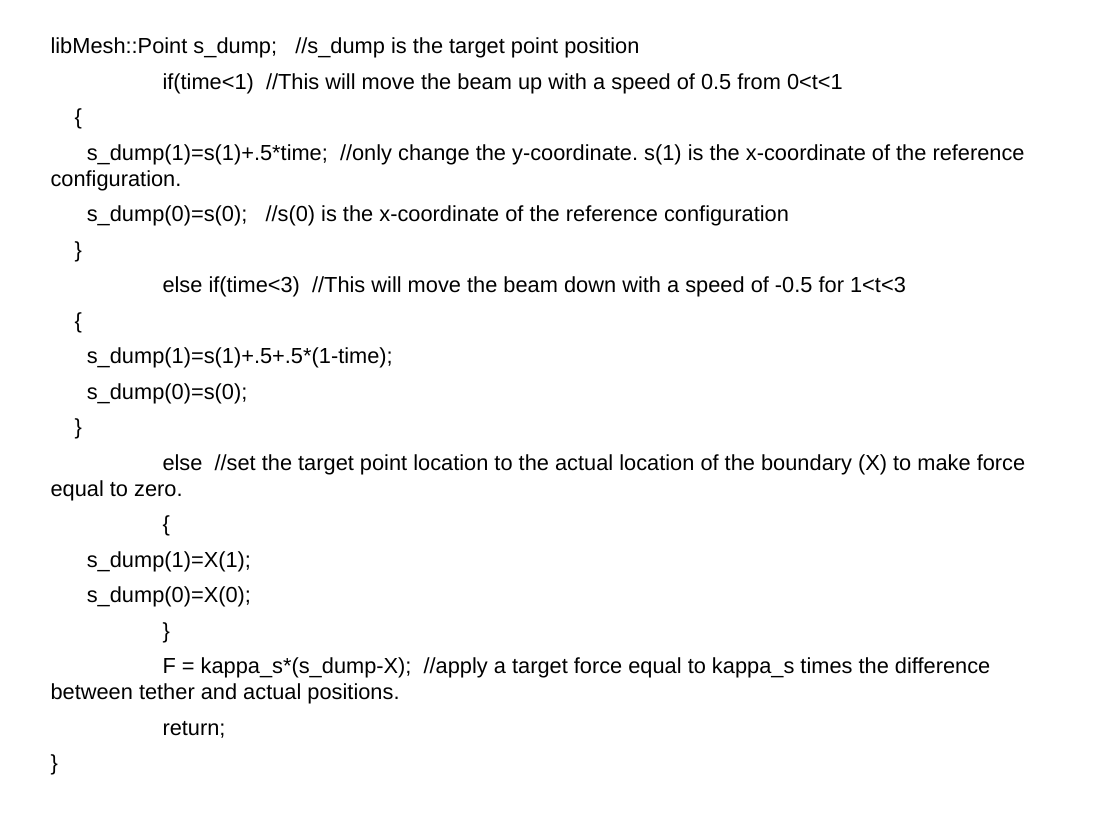
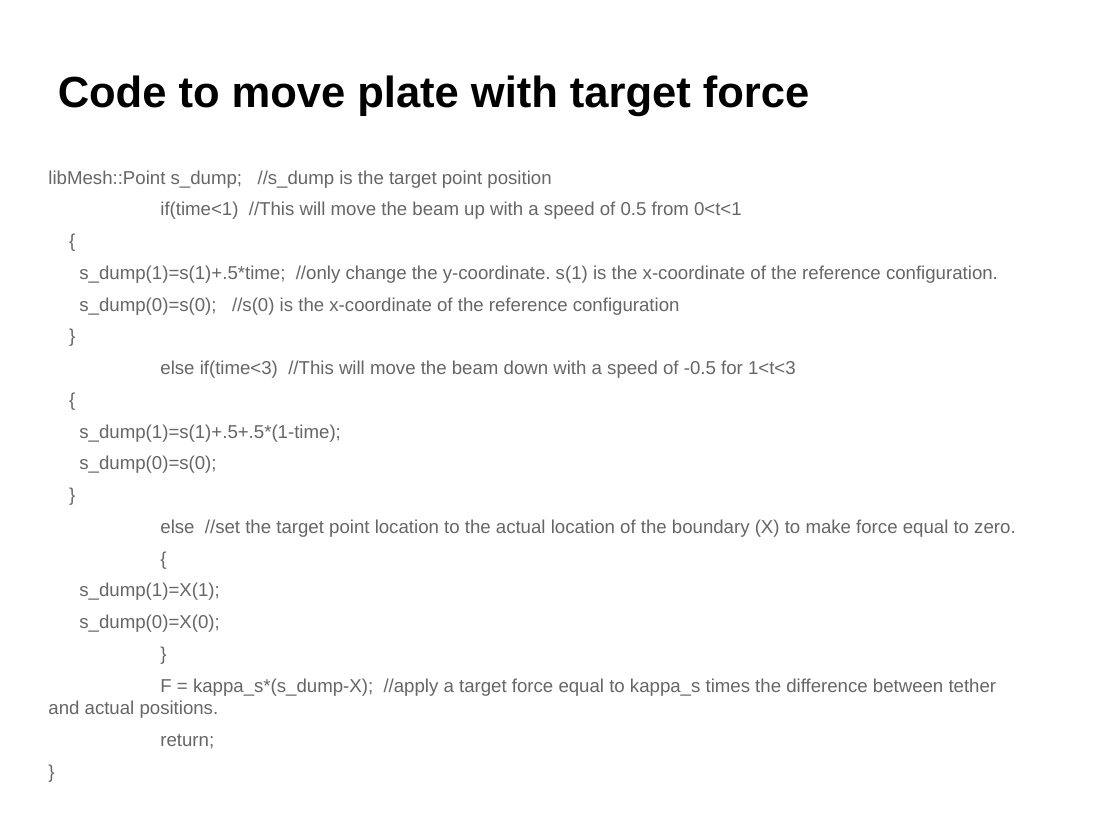
Before and after one commit to fairyflies9/IBAMR-Tutorials, a slide deck: slide 11 of IBFE Lectures/1-IBFE Getting Starting and Visualizing a Mesh.pptx. Drawn at 1120x840 pixels with LibreOffice and Linux fonts; fonts in the diff are those of the drawing. Boxes give left, top, right and bottom in pixels: in the first picture for what was removed or moved away, otherwise in the second. Text is boxed around its words. In the diff, an @@ line names an element or a change of style, - is before the commit and + after.

```diff
--- a/IBFE Lectures/1-IBFE Getting Starting and Visualizing a Mesh.pptx
+++ b/IBFE Lectures/1-IBFE Getting Starting and Visualizing a Mesh.pptx
@@ text added at box(58, 75, 809, 116), 28 pt, text #000000, bold @@
+Code to move plate with target force
@@ text "libMesh::Point s_dump; //s_dump is the ...": place and size @@
-text "libMesh::Point s_dump; //s_dump is the ..." at box(51, 37, 1025, 738)
+text "libMesh::Point s_dump; //s_dump is the ..." at box(48, 170, 1015, 718)
@@ text "libMesh::Point s_dump; //s_dump is the ..." at box(48, 170, 1015, 718): size 14 to 12 pt, text colour #000000 to #666666 @@
```
Also in this commit, not shown: 2 other slides changed, 1 slide added, 8 other files.
